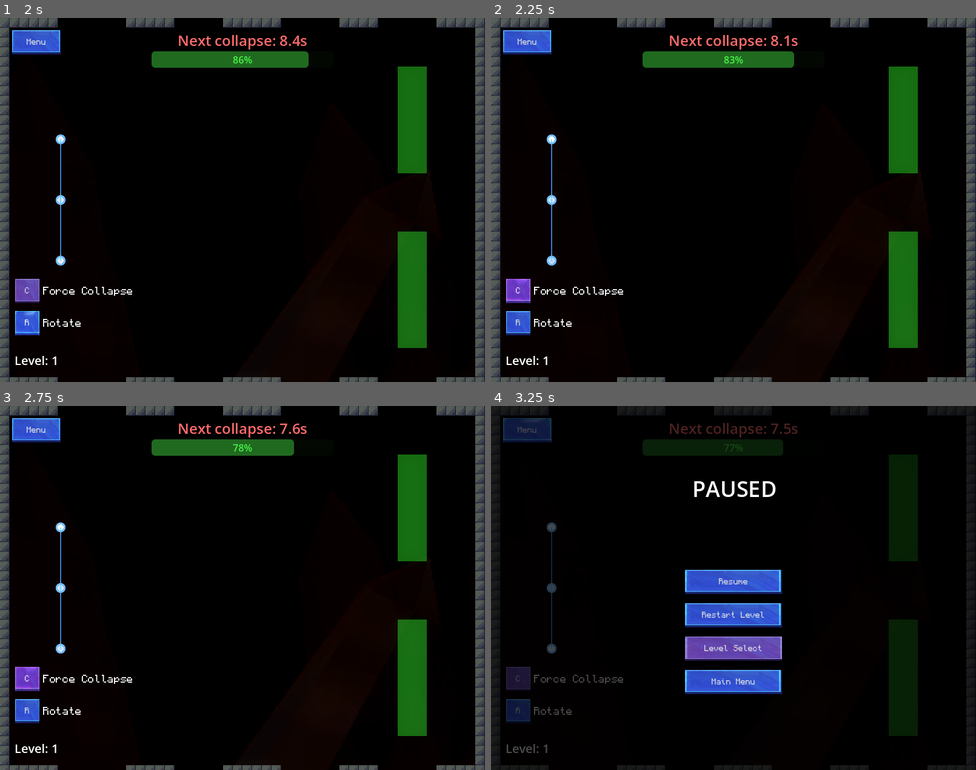
Above: before the commit, frames 1-4 (two rows, left to right).
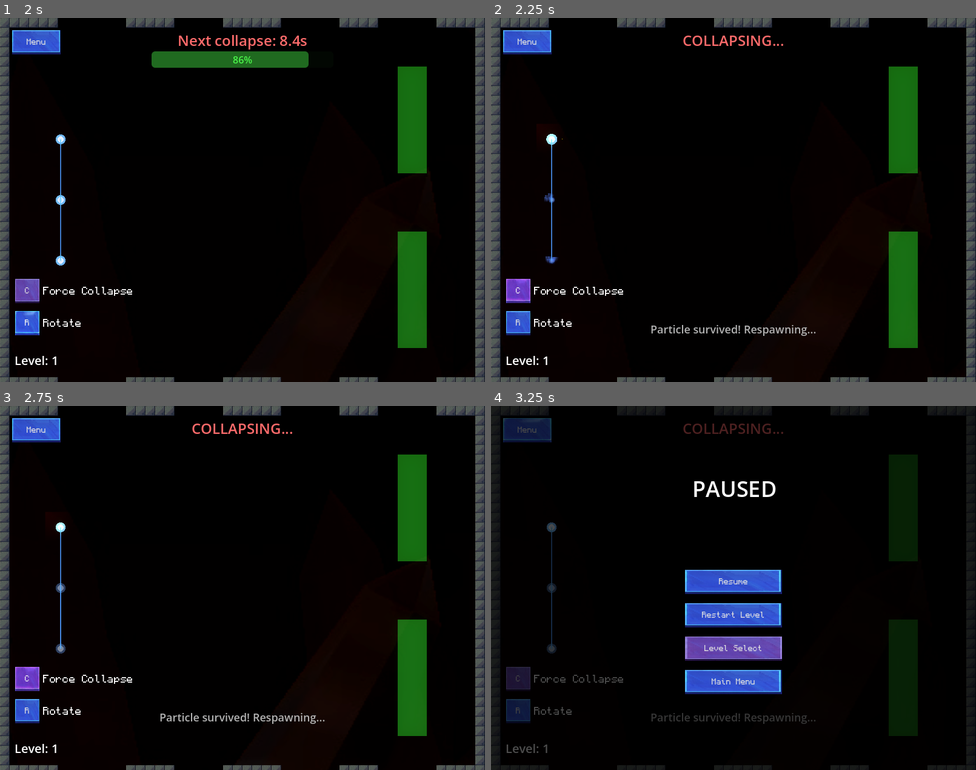
Above: after the commit, the same moments.

Repository: magnoint13/brinqo-2026
Game: Godot game, scene res://ui/MainMenu.tscn
Same seed, same stepped clock (60 frames per second), same inputs: the game is played once before the commit and once after it. Sound files missing from this copy of the repository are replaced by a short silence.
Inputs:
- Up to frame 1 (2 s): click "Start" at 0.5 s; click "R" at 1.25 s
- Up to frame 2 (2.25 s): click "C" at 2 s
- Up to frame 3 (2.75 s): no input
- Up to frame 4 (3.25 s): click "Menu" at 2.75 s

Frame 1 is identical in both runs. In frame 2, 2.3% of the frame differs, in the area x 11-67%, y 4-88%; in frame 3, 2.2%; in frame 4, 2.0%.

Commit message:
Fixeado botones de rotar y force collapse

Diff:
--- a/scripts/main.gd
+++ b/scripts/main.gd
@@ -20,14 +20,16 @@
 var is_processing_collapse = false
 var current_collapse_max_time: float = 15.0
 
-# Input tracking
+# Input tracking for button sync
 var c_key_was_pressed = false
+var r_key_was_pressed = false
 
 func _ready():
 	randomize()
 	collapse_timer.timeout.connect(trigger_collapse)
 	start_collapse_timer()
 	hud.show_progress_bar()
+	hud.setup_action_buttons(self)
 
 func _process(delta):
 	if game_over or game_won:
@@ -37,12 +39,20 @@
 	update_timer_display()
 
 func handle_input(delta: float):
-	# Check for rotation mode (R key)
-	var is_rotating = Input.is_key_pressed(KEY_R)
-	hud.set_rotate_button_pressed(is_rotating)
-
-	if is_rotating:
-		# Rotation mode - check for A/D to rotate
+	# Handle Rotate button (R key) - sync button state with key state
+	var is_r_pressed = Input.is_key_pressed(KEY_R)
+	if is_r_pressed != r_key_was_pressed:
+		hud.rotate_button.button_pressed = is_r_pressed
+		hud.is_rotating = is_r_pressed  # Sync rotation state
+		hud.set_rotate_button_visual_pressed(is_r_pressed)  # Update visual
+		if is_r_pressed:
+			hud.rotate_button.button_down.emit()
+		else:
+			hud.rotate_button.button_up.emit()
+	r_key_was_pressed = is_r_pressed
+
+	# Rotation logic - check button state (works for both key and click)
+	if hud.is_rotating:
 		var rotation_direction = 0
 		if Input.is_key_pressed(KEY_D) or Input.is_key_pressed(KEY_RIGHT):
 			rotation_direction = 1  # Clockwise
@@ -68,13 +78,17 @@
 			direction = direction.normalized()
 			particles_node.apply_movement(direction, BALL_SPEED * delta, walls)
 
-	# Force collapse on C key
-	var c_pressed = Input.is_key_pressed(KEY_C)
-	hud.set_collapse_button_pressed(c_pressed)
-	if c_pressed and not c_key_was_pressed and not is_processing_collapse:
-		collapse_timer.stop()
-		trigger_collapse()
-	c_key_was_pressed = c_pressed
+	# Handle Collapse button (C key) - sync button state with key state
+	var is_c_pressed = Input.is_key_pressed(KEY_C)
+	if is_c_pressed != c_key_was_pressed:
+		hud.collapse_button.button_pressed = is_c_pressed
+		hud.set_collapse_button_visual_pressed(is_c_pressed)  # Update visual
+		if is_c_pressed:
+			hud.collapse_button.button_down.emit()
+			hud.collapse_button.pressed.emit()  # Trigger the action!
+		else:
+			hud.collapse_button.button_up.emit()
+	c_key_was_pressed = is_c_pressed
 
 func update_timer_display():
 	var time_left = max(0, collapse_timer.time_left)
@@ -99,6 +113,13 @@
 	hud.show_progress_bar()
 	hud.reset_progress_bar()
 
+# Called by collapse button (both keyboard and mouse)
+func trigger_collapse_manual():
+	if is_processing_collapse or game_over or game_won:
+		return
+	collapse_timer.stop()
+	trigger_collapse()
+
 func trigger_collapse():
 	# Prevent re-entry
 	if is_processing_collapse or game_over or game_won:
--- a/ui/HUD.gd
+++ b/ui/HUD.gd
@@ -12,12 +12,15 @@
 @onready var main_menu_button = $UI/PauseMenu/MainMenuButton
 @onready var rotate_button = $UI/RotateContainer/RotateButton
 @onready var collapse_button = $UI/CollapseContainer/CollapseButton
-var rotate_button_original_style: StyleBox = null
-var collapse_button_original_style: StyleBox = null
 
 var max_collapse_time: float = 15.0
 var is_paused: bool = false
 var can_pause: bool = true  # Prevent pausing when game is over
+var is_rotating: bool = false  # Track rotation button hold state
+
+# Store original styles for visual state management
+var rotate_button_original_style: StyleBox = null
+var collapse_button_original_style: StyleBox = null
 
 func _ready():
 	#restart_button.pressed.connect(_on_restart_pressed)
@@ -33,6 +36,11 @@
 		rotate_button_original_style = rotate_button.get_theme_stylebox("normal")
 	if collapse_button:
 		collapse_button_original_style = collapse_button.get_theme_stylebox("normal")
+
+	# Setup action buttons
+	collapse_button.pressed.connect(_on_collapse_pressed)
+	rotate_button.button_down.connect(_on_rotate_down)
+	rotate_button.button_up.connect(_on_rotate_up)
 
 func _input(event):
 	if event.is_action_pressed("ui_cancel"):
@@ -101,20 +109,48 @@
 func set_game_over(disabled: bool = true):
 	can_pause = not disabled
 
-func set_rotate_button_pressed(pressed: bool):
-	if rotate_button and rotate_button_original_style:
+# Setup connections between buttons and game logic
+func setup_action_buttons(main_node: Node):
+	# Collapse button triggers collapse in main
+	collapse_button.pressed.connect(main_node.trigger_collapse_manual)
+	# Rotation state is read directly from button in main.handle_input()
+
+func _on_collapse_pressed():
+	# Visual state is handled by button's own pressed state
+	# Action is handled by connection to main.trigger_collapse_manual
+	pass
+
+func _on_rotate_down():
+	# Mouse/touch press on rotate button
+	is_rotating = true
+	rotate_button.button_pressed = true
+	_set_button_pressed_style(rotate_button, true)
+
+func _on_rotate_up():
+	# Mouse/touch release on rotate button
+	is_rotating = false
+	rotate_button.button_pressed = false
+	_set_button_pressed_style(rotate_button, false)
+
+# Set visual pressed/unpressed state for buttons
+func _set_button_pressed_style(button: Button, pressed: bool):
+	var original_style = null
+	if button == rotate_button:
+		original_style = rotate_button_original_style
+	elif button == collapse_button:
+		original_style = collapse_button_original_style
+
+	if button and original_style:
 		if pressed:
-			var pressed_style = rotate_button.get_theme_stylebox("pressed")
+			var pressed_style = button.get_theme_stylebox("pressed")
 			if pressed_style:
-				rotate_button.add_theme_stylebox_override("normal", pressed_style)
+				button.add_theme_stylebox_override("normal", pressed_style)
 		else:
-			rotate_button.add_theme_stylebox_override("normal", rotate_button_original_style)
+			button.add_theme_stylebox_override("normal", original_style)
 
-func set_collapse_button_pressed(pressed: bool):
-	if collapse_button and collapse_button_original_style:
-		if pressed:
-			var pressed_style = collapse_button.get_theme_stylebox("pressed")
-			if pressed_style:
-				collapse_button.add_theme_stylebox_override("normal", pressed_style)
-		else:
-			collapse_button.add_theme_stylebox_override("normal", collapse_button_original_style)
+# Public methods to set visual state from keyboard input
+func set_collapse_button_visual_pressed(pressed: bool):
+	_set_button_pressed_style(collapse_button, pressed)
+
+func set_rotate_button_visual_pressed(pressed: bool):
+	_set_button_pressed_style(rotate_button, pressed)
Not shown, changed: resources/Backgrounds/01.png.import
Not shown, changed: resources/Backgrounds/02.png.import
Not shown, changed: resources/Backgrounds/03.png.import
Not shown, changed: resources/Backgrounds/04.png.import
Not shown, changed: resources/Backgrounds/05.png.import
Not shown, changed: resources/Backgrounds/06.png.import
Not shown, changed: resources/Backgrounds/07.png.import
Not shown, changed: resources/Music/menu_music.mp3.import
